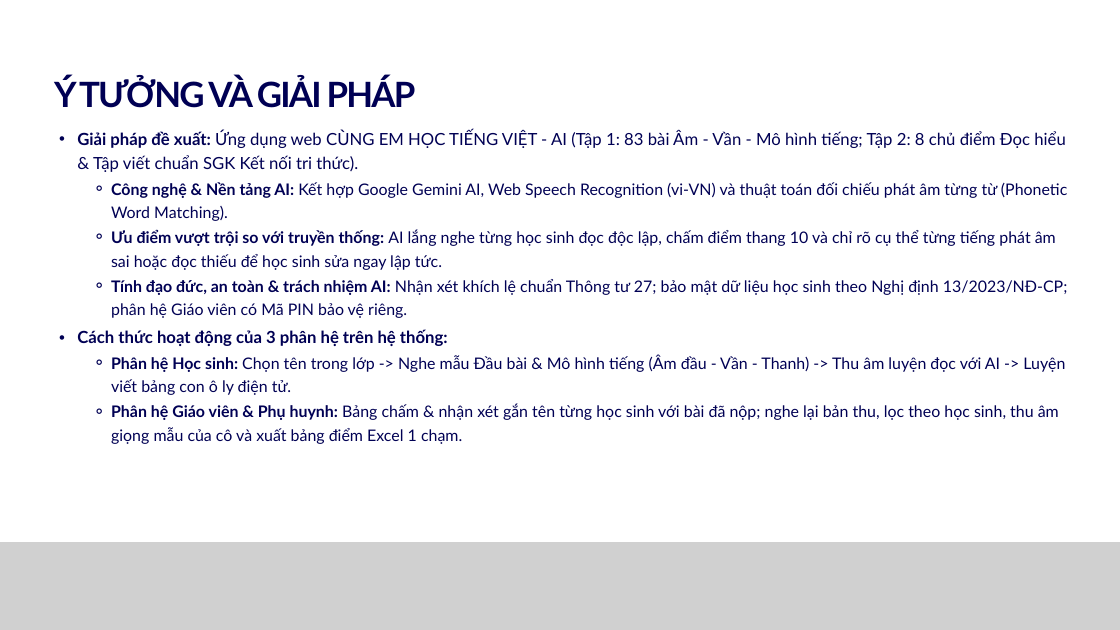
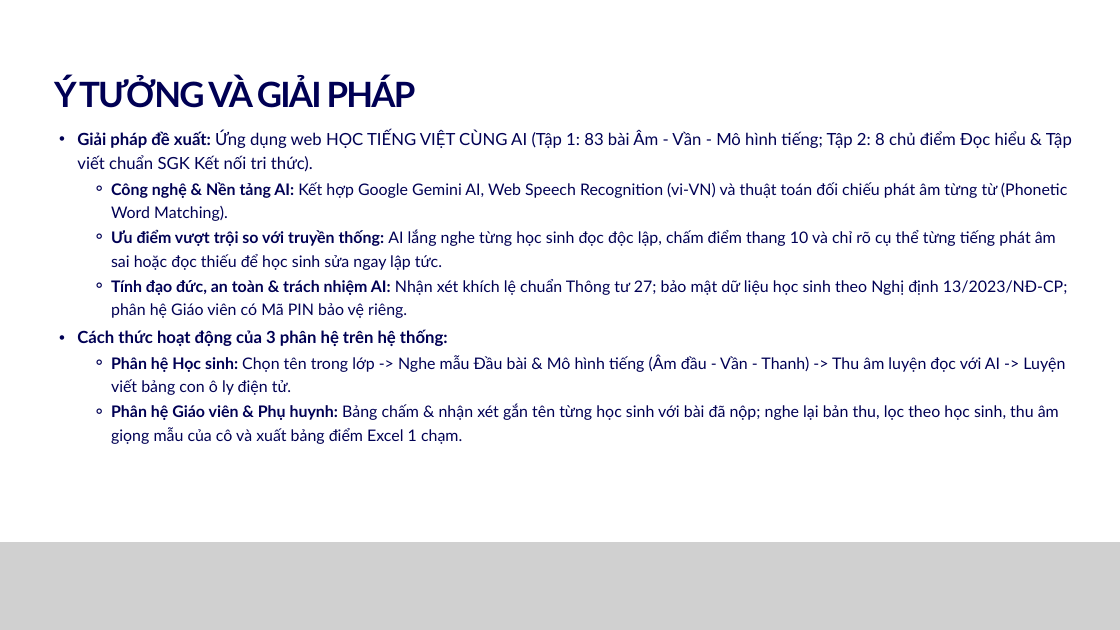
Before and after one commit to hienlinhthxn-del/H-c-Ti-ng-Vi-t-1-A2, a slide deck: slide 5 of public/CUNG_EM_HOC_TIENG_VIET_AI_Phan_Thi_Hien.pptx. Drawn at 1120x630 pixels with LibreOffice and Linux fonts; fonts in the diff are those of the drawing; grey boxes stand for pictures. Boxes give left, top, right and bottom in pixels: in the first picture for what was removed or moved away, otherwise in the second. Text is boxed around its words. In the diff, an @@ line names an element or a change of style, - is before the commit and + after.

```diff
--- a/public/CUNG_EM_HOC_TIENG_VIET_AI_Phan_Thi_Hien.pptx
+++ b/public/CUNG_EM_HOC_TIENG_VIET_AI_Phan_Thi_Hien.pptx
@@ text at (x1=77, y1=131, x2=1072, y2=172): text changed @@
-  • Giải pháp đề xuất: Ứng dụng web CÙNG EM HỌC TIẾNG VIỆT - AI (Tập 1: 83 bài Âm - Vần - Mô hình tiếng; Tập 2: 8 chủ điểm Đọc hiểu & Tập viết chuẩn SGK Kết nối tri thức).
+  • Giải pháp đề xuất: Ứng dụng web HỌC TIẾNG VIỆT CÙNG AI (Tập 1: 83 bài Âm - Vần - Mô hình tiếng; Tập 2: 8 chủ điểm Đọc hiểu & Tập viết chuẩn SGK Kết nối tri thức).
```
Also in this commit, not shown: 2 other slides changed, 4 other files.
